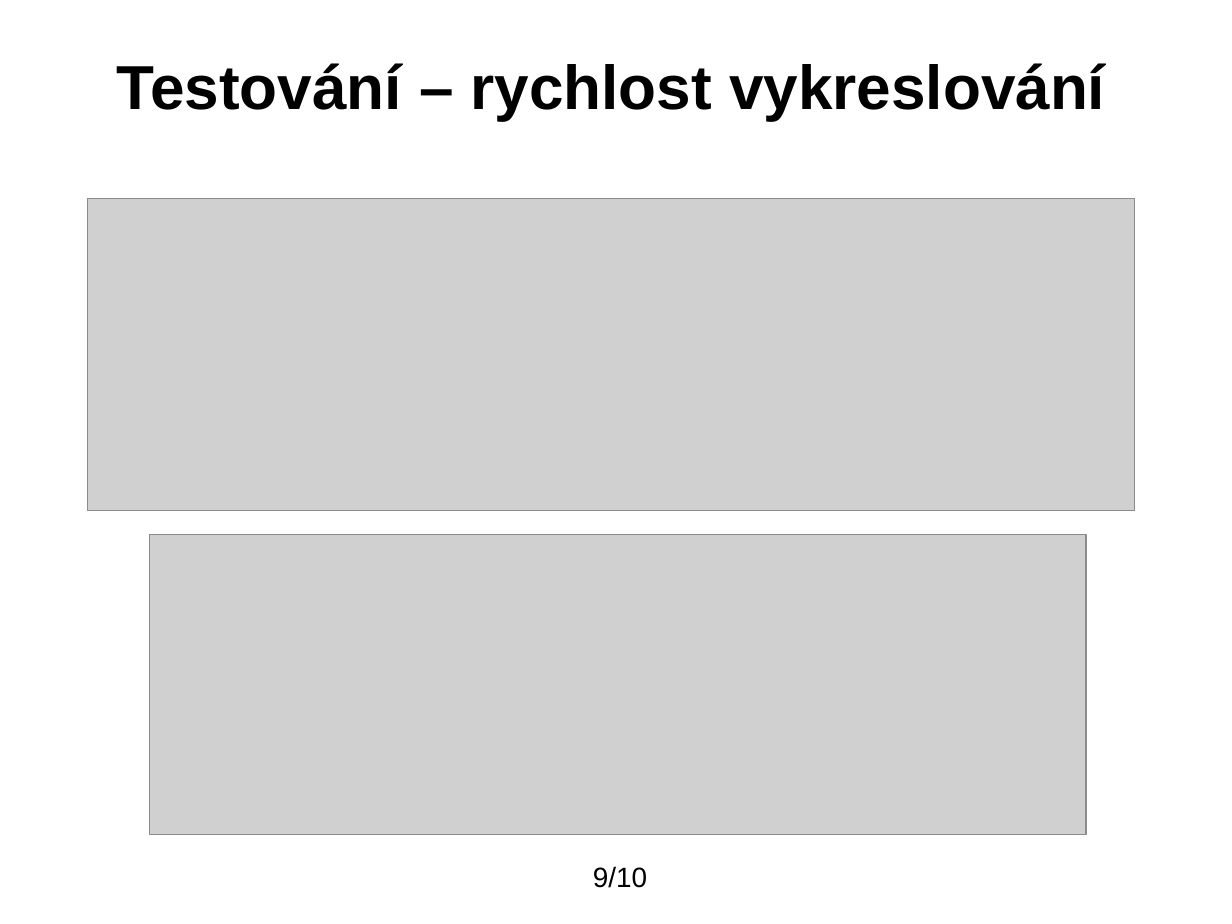
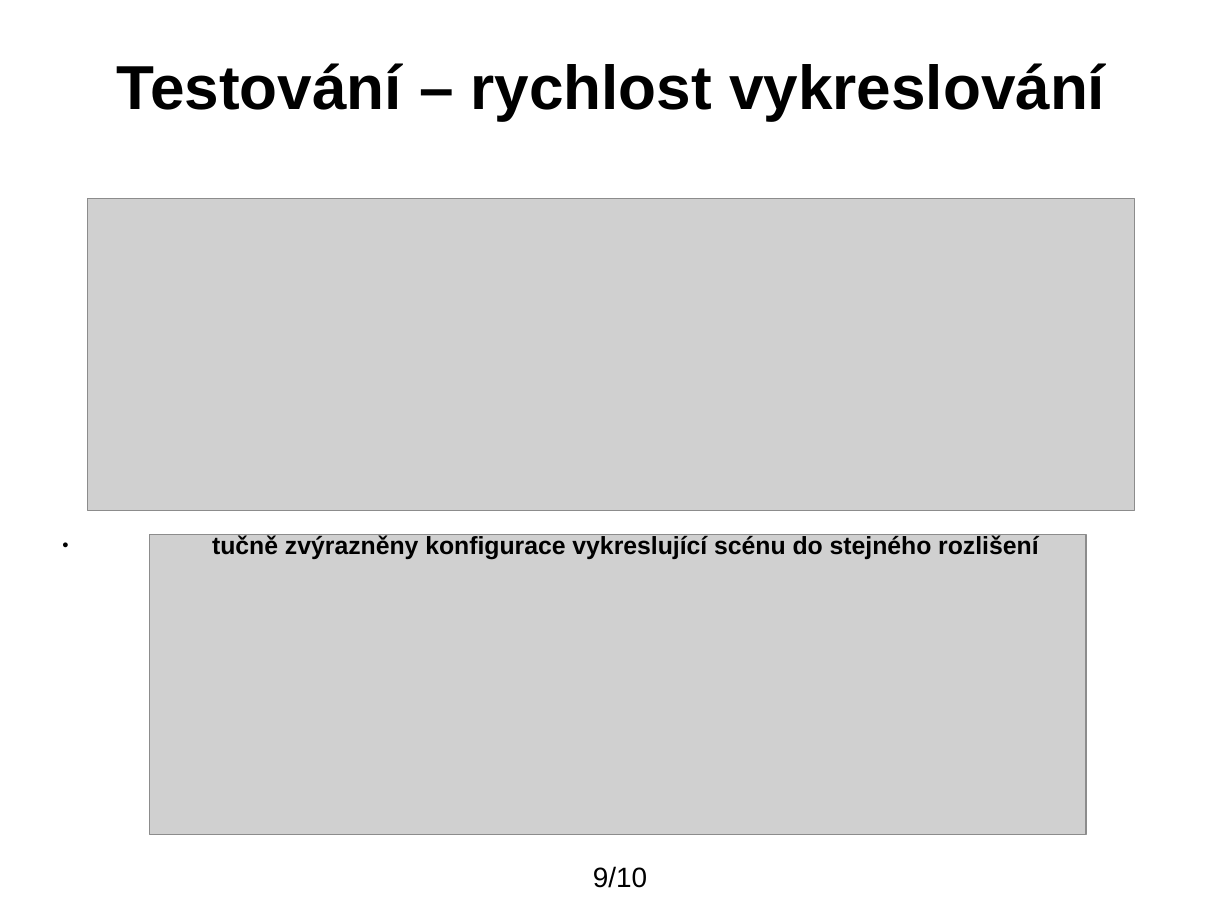
Before and after one commit to blankdeveloper/Open4speed, a slide deck: slide 9 of presentation-CZ/prezentace.odp. Drawn at 1232x924 pixels with LibreOffice and Linux fonts; fonts in the diff are those of the drawing; grey boxes stand for pictures; background and template pictures are left out. Boxes give left, top, right and bottom in pixels: in the first picture for what was removed or moved away, otherwise in the second. Text is boxed around its words. In the diff, an @@ line names an element or a change of style, - is before the commit and + after.

```diff
--- a/presentation-CZ/prezentace.odp
+++ b/presentation-CZ/prezentace.odp
@@ text added at (212, 534, 1038, 560), 16 pt, text #000000, bold @@
+● tučně zvýrazněny konfigurace vykreslující scénu do stejného rozlišení
```
Also in this commit, not shown: 8 other slides changed, 5 other files.
